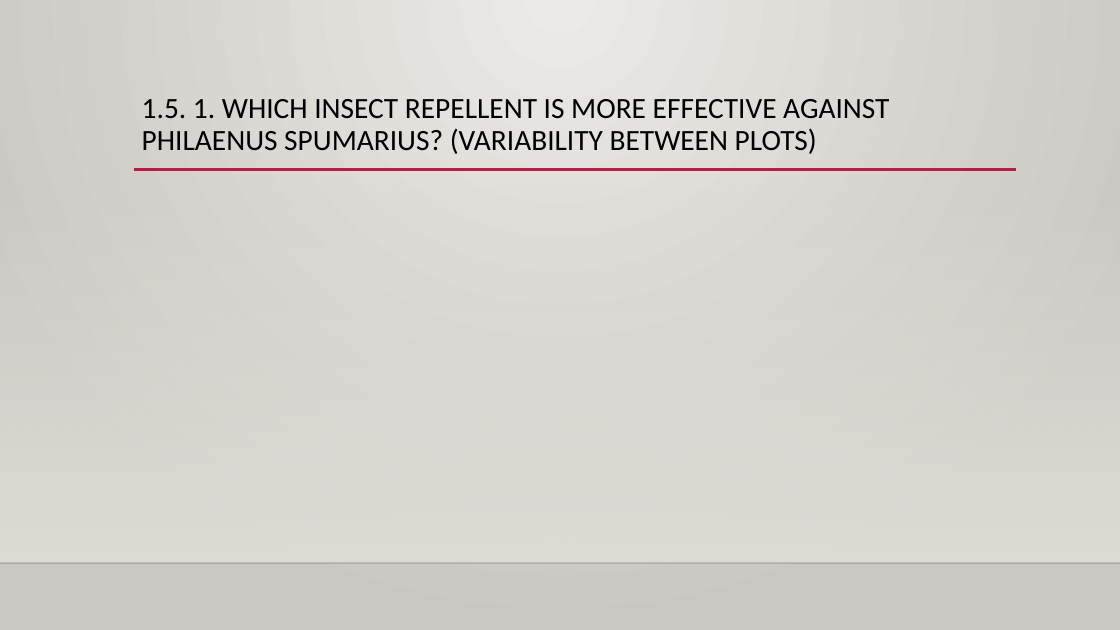
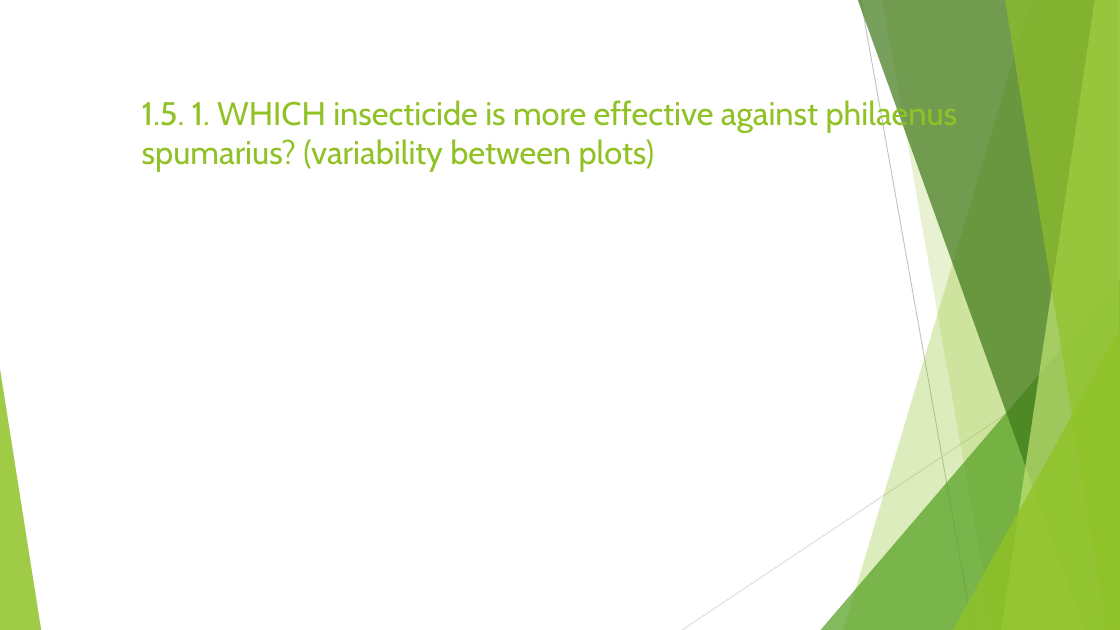
Before and after one commit to dvalher00/PracticasLabBio, a slide deck: slide 8 of Actividad 3 (INSECTICIDAS EN ÁRBOLES)/PRESENTATION EFFICACY TREATMENT - DAVID VALCÁRCEL.pptx (slide 4 before the commit). Drawn at 1120x630 pixels with LibreOffice and Linux fonts; fonts in the diff are those of the drawing; background and template pictures are left out. Boxes give left, top, right and bottom in pixels: in the first picture for what was removed or moved away, otherwise in the second. Text is boxed around its words. In the diff, an @@ line names an element or a change of style, - is before the commit and + after.

```diff
--- a/Actividad 3 (INSECTICIDAS EN ÁRBOLES)/PRESENTATION EFFICACY TREATMENT - DAVID VALCÁRCEL.pptx
+++ b/Actividad 3 (INSECTICIDAS EN ÁRBOLES)/PRESENTATION EFFICACY TREATMENT - DAVID VALCÁRCEL.pptx
@@ background gradient #ECEAE7 to #CAC7C1 to #FFFFFF @@
@@ title at [142, 98, 958, 172]: text changed; size 25.2 to 28 pt; font Calibri to Cabin; text colour #000000 to #90C226 @@
-1.5. 1. WHICH INSECT REPELLENT IS MORE EFFECTIVE AGAINST PHILAENUS SPUMARIUS? (VARIABILITY BETWEEN PLOTS)
+1.5. 1. WHICH insecticide is more effective against philaenus spumarius? (variability between plots)
@@ line removed from (134, 170) to (1017, 170) @@
@@ rectangle removed at [0, 186, 1120, 563] @@
@@ group added at [0, 0, 1120, 630]: 5 freeform shapes, 3 triangles, 2 lines @@
@@ line removed from (0, 563) to (1120, 563) @@
```
Also in this commit, not shown: 3 other slides changed, 8 slides added, 2 slides removed, 52 other files.
